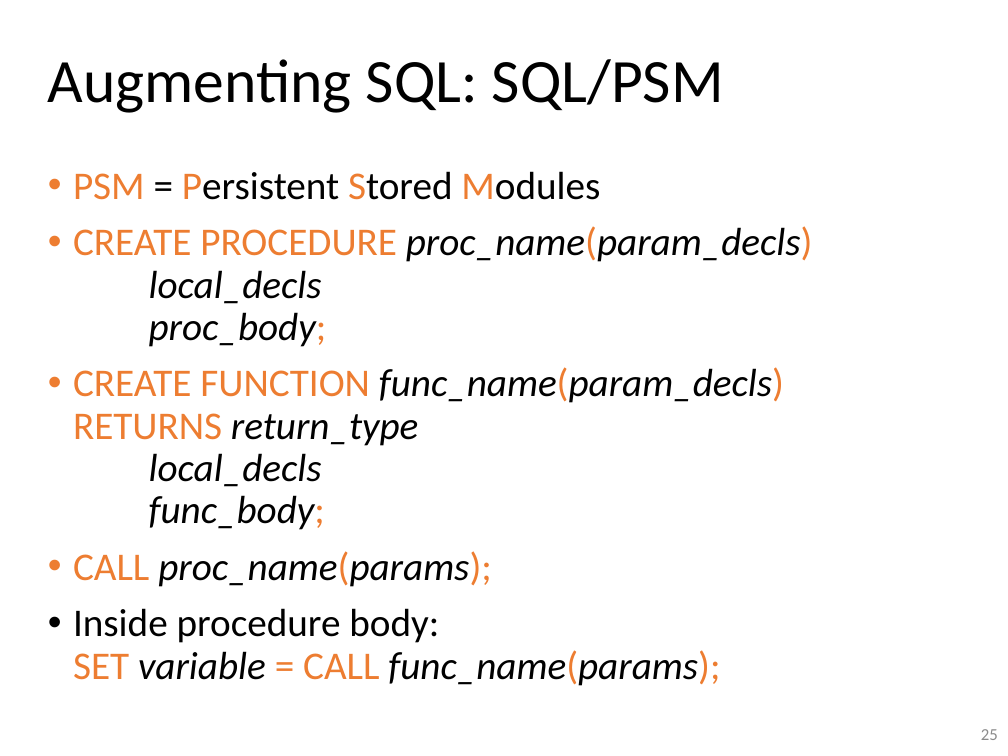
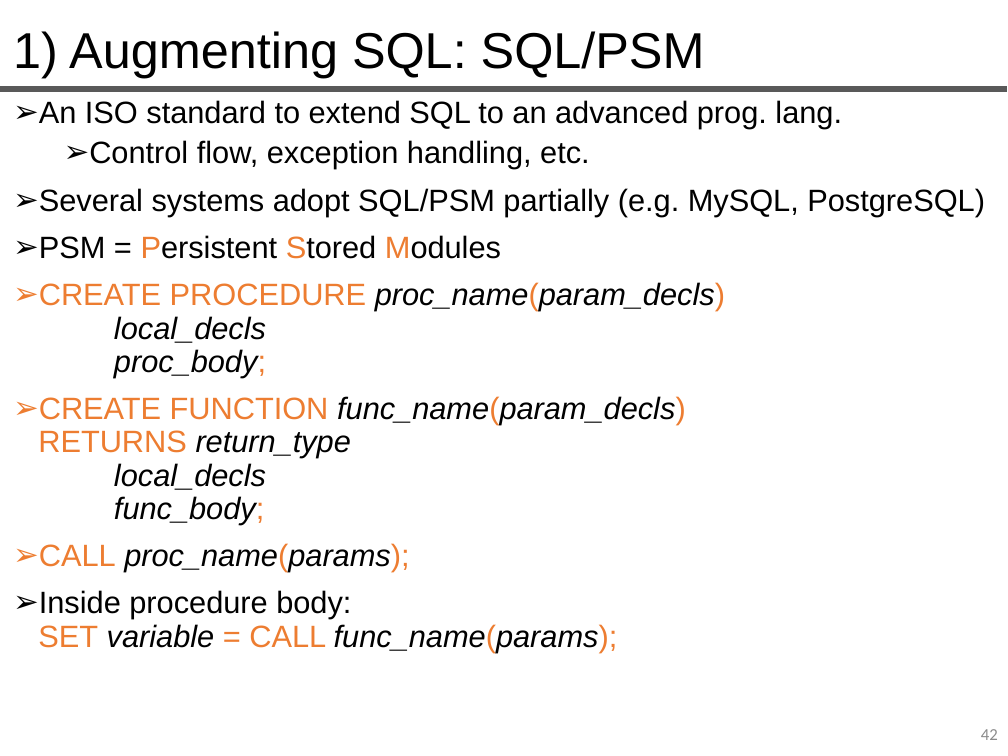
Before and after one commit to queryproc/slides, a slide deck: slide 42 of 06-sql-partIV-slides.pptx (slide 25 before the commit). Drawn at 1008x756 pixels with LibreOffice and Linux fonts; fonts in the diff are those of the drawing. Boxes give left, top, right and bottom in pixels: in the first picture for what was removed or moved away, otherwise in the second. Text is boxed around its words. In the diff, an @@ line names an element or a change of style, - is before the commit and + after.

```diff
--- a/06-sql-partIV-slides.pptx
+++ b/06-sql-partIV-slides.pptx
@@ title at (13, 31, 705, 78): text changed; size 44 to 36 pt; font Calibri to Arial @@
-Augmenting SQL: SQL/PSM
+1) Augmenting SQL: SQL/PSM
@@ line added from (0, 89) to (1007, 89), #595959 4.5 pt @@
@@ text "An ISO standard to extend ...": place and size @@
-text "An ISO standard to extend ..." at (73, 171, 813, 686)
+text "An ISO standard to extend ..." at (38, 100, 985, 652)
@@ text at (39, 100, 985, 216): paragraphs added @@
+➢ An ISO standard to extend SQL to an advanced prog. lang.
+  ➢ Control flow, exception handling, etc.
+➢ Several systems adopt SQL/PSM partially (e.g. MySQL, PostgreSQL)
@@ text at (38, 235, 725, 652): size 28 to 22 pt, font Calibri to Arial in "PSM = Persistent Stored Modules", "CREATE PROCEDURE proc_name(param_decls) local_decls proc_bod ...", "CREATE FUNCTION func_name(param_decls) RETURNS return_type l ...", "CALL proc_name(params);" and 1 more places; text colour #ED7D31 to #000000 in "PSM"; bullet • to ➢ @@
@@ page number at (981, 729, 998, 740): text changed @@
-25
+42
```
Also in this commit, not shown: 15 other slides changed, 39 slides added, 28 slides removed, 1 other file.
